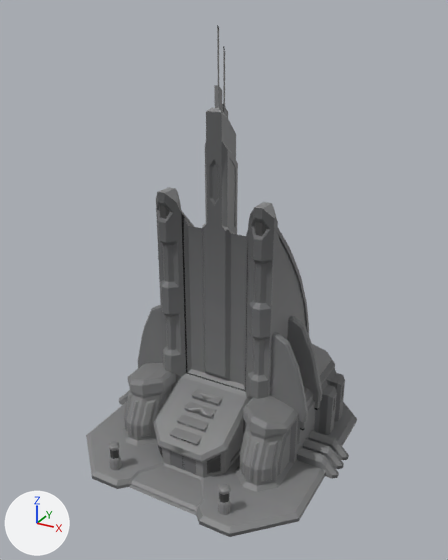
The COLLADA model art/meshes/structural/InformationCenter.dae: old version first, new version second.
The view is the same before and after, from a 50 mm camera at (51.8, -95.9, 81.7) aimed at (0.0, -1.7, 34.6). Every picture has the same lights, and +X, +Y and +Z are marked at lower left. Where no turn or scale is listed for an object, it has been applied to the vertices. Vertices at the same position are counted once.

The first picture shows 'InformationCenter'.
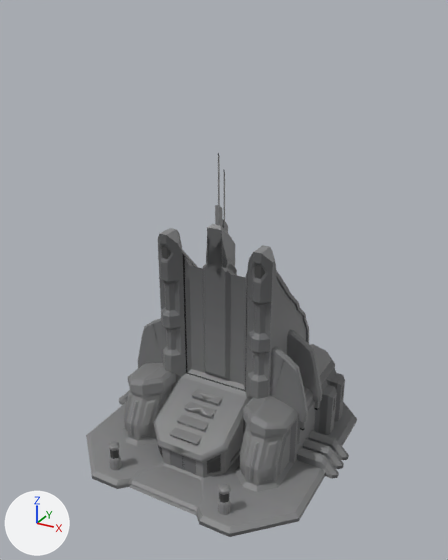
The newer file is also turned or shifted as a whole; pictures and numbers use the older file's frame.

Location of each change, (x1, y1, x2, y2) in pixels of the pictures (448 x 560 px; the box of a moved part takes in the faces that stretch with it):
'InformationCenter', reshaped (25% shorter): before (86, 25, 357, 537); after (86, 153, 357, 537)
part 1 of me_informationcenter_door, moved or reshaped: before (205, 25, 238, 235); after (206, 153, 237, 278)
part 2 of me_informationcenter_door, moved or reshaped: before (156, 187, 292, 270); after (158, 228, 290, 311)
part 3 of me_informationcenter_door, moved or reshaped: before (158, 240, 306, 338); after (160, 279, 305, 353)
part 4 of me_informationcenter_door, moved or reshaped: before (144, 301, 314, 401); after (144, 314, 314, 401)

Diff of the bpy script that builds the scene:
```diff
--- a/art/meshes/structural/InformationCenter.dae.py
+++ b/art/meshes/structural/InformationCenter.dae.py
@@ me_informationcenter_door @@
 me_informationcenter_door.from_pydata(...)  # 2345 vertices, 4397 faces; spans x -25.8..25.8, y -26.6..28.1, z -0.1..79.1
 # used by ob_informationcenter; location = (0.0, 0.0, 0.0)
+# me_informationcenter_door part 1: all 112 vertices in x -2.2..2.2, y -5.2..0.1, z 55.9..79.1 are moved by (0.0, 0.0, -20.2)
+# me_informationcenter_door part 2: all 209 vertices in x -11.8..11.8, y -7.4..4.2, z 39.3..52.2 are moved by (0.0, 0.0, -7.8)
+# me_informationcenter_door part 3: all 95 vertices in x -11.8..11.8, y -7.4..9.7, z 32.1..35.1 are moved by (0.0, 0.0, -6.0)
+# me_informationcenter_door part 4: all 143 vertices in x -14.8..14.8, y -7.4..13.5, z 25.0..27.7 are moved by (0.0, 0.0, -3.0)
 me_informationcenter_door.materials.append(mat_placeable_006)
```
